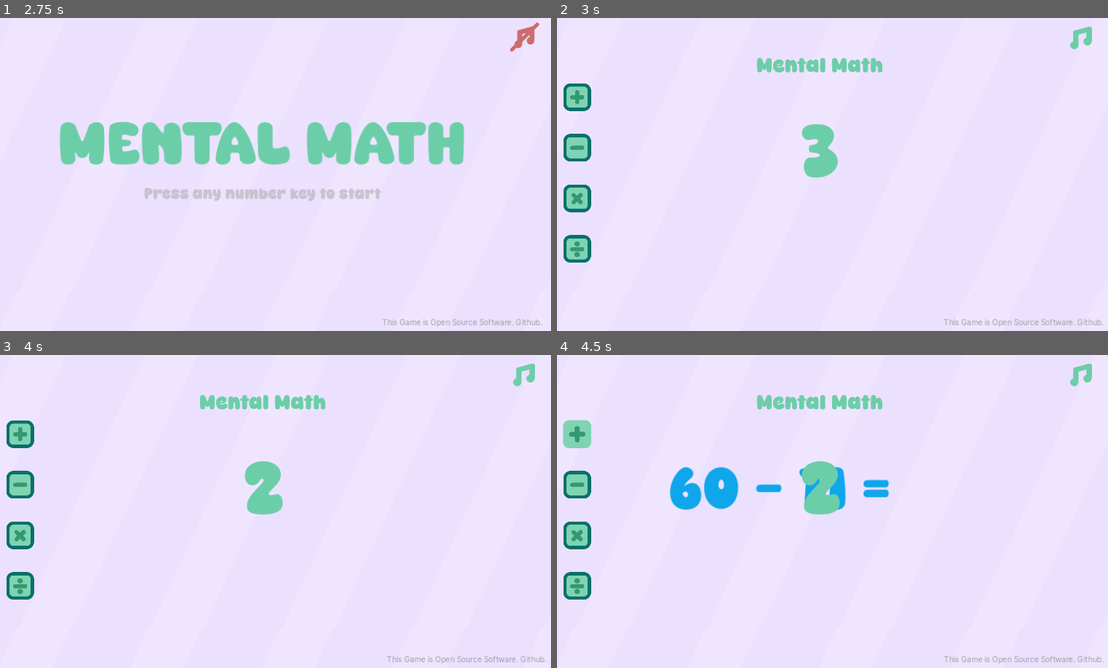
Above: before the commit, frames 1-4 (two rows, left to right).
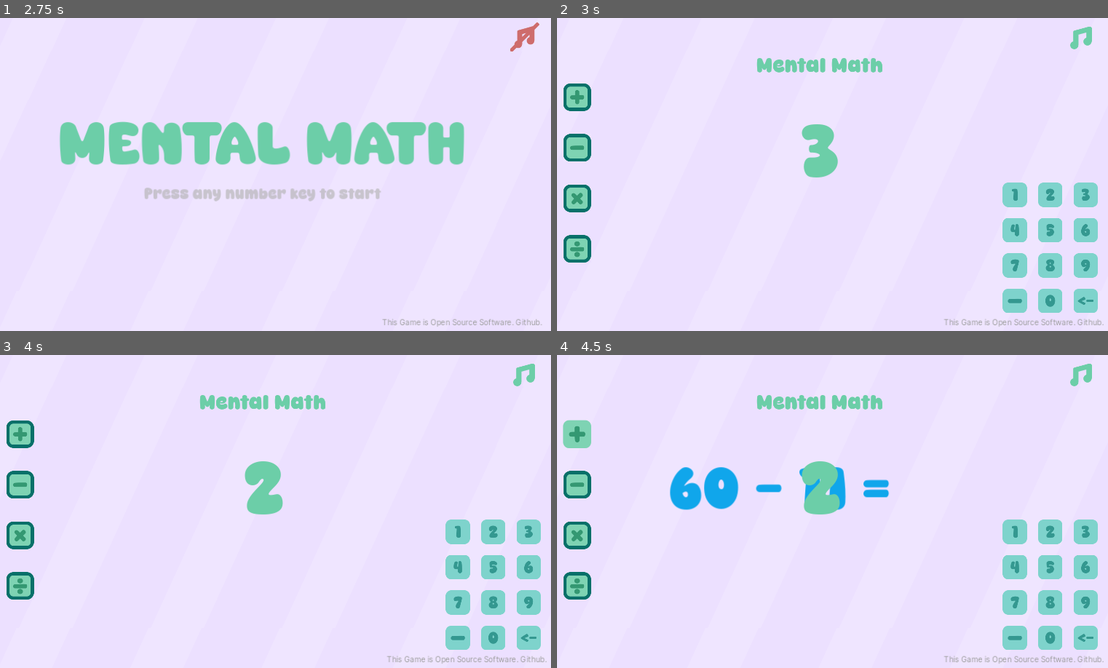
Above: after the commit, the same moments.

Repository: muhdsalm/mental-math-website
Game: Godot game, scene res://scenes/start_screen.tscn
Same seed, same stepped clock (60 frames per second), same inputs: the game is played once before the commit and once after it.
Inputs (mouse positions are in pixels of both pictures, inside the frame that each line leads up to):
- Up to frame 1 (2.75 s): click (523, 36) at 0.5 s; click (523, 36) at 1.25 s; click (523, 36) at 2 s
- Up to frame 2 (3 s): tap Enter at 2.75 s; move the mouse to (948, 155) at 2.77 s; tap 1 (any_number_key) at 2.85 s
- Up to frame 3 (4 s): click (451, 489) at 3.52 s; type "12" at 3.6 s
- Up to frame 4 (4.5 s): click (579, 433) at 4.27 s

Frame 1 is identical in both runs. In frame 2, 4.0% of the frame differs, in the area x 80-99%, y 52-95%; in frame 3, 4.0%; in frame 4, 4.0%.

Commit message:
Fix number pad in android landscape not working

Diff:
--- a/scenes/main_scene.tscn
+++ b/scenes/main_scene.tscn
@@ -459,7 +459,6 @@
 vertical_alignment = 2
 
 [node name="Numpads" type="Node2D" parent="."]
-visible = false
 position = Vector2(1032, 437)
 script = ExtResource("24_2lfe6")
 metadata/_edit_group_ = true
--- a/scenes/numpads.gd
+++ b/scenes/numpads.gd
@@ -11,11 +11,18 @@
 	pass
 
 func type_in_question_linedit(number: String):
-	var QuestionLineEdit: LineEdit = get_node("%QuestionLineEdit2")
+	var QuestionLineEdit: LineEdit
+	if get_viewport_rect().size.y > get_viewport_rect().size.x:
+		QuestionLineEdit = get_node("%QuestionLineEdit2")
+	else:
+		QuestionLineEdit = get_node("%QuestionLineEdit")
 	if number == "backspace":
 		QuestionLineEdit.text = QuestionLineEdit.text.substr(0, len(QuestionLineEdit.text) - 1)
 	else:
 		QuestionLineEdit.text += number
 
 func parent_line_changed():
-	get_tree().current_scene.line_edit_changed_function(get_node("%QuestionLineEdit2").text)
+	if get_viewport_rect().size.y > get_viewport_rect().size.x:
+		get_tree().current_scene.line_edit_changed_function(get_node("%QuestionLineEdit2").text)
+	else:
+		get_tree().current_scene.line_edit_changed_function(get_node("%QuestionLineEdit").text)
